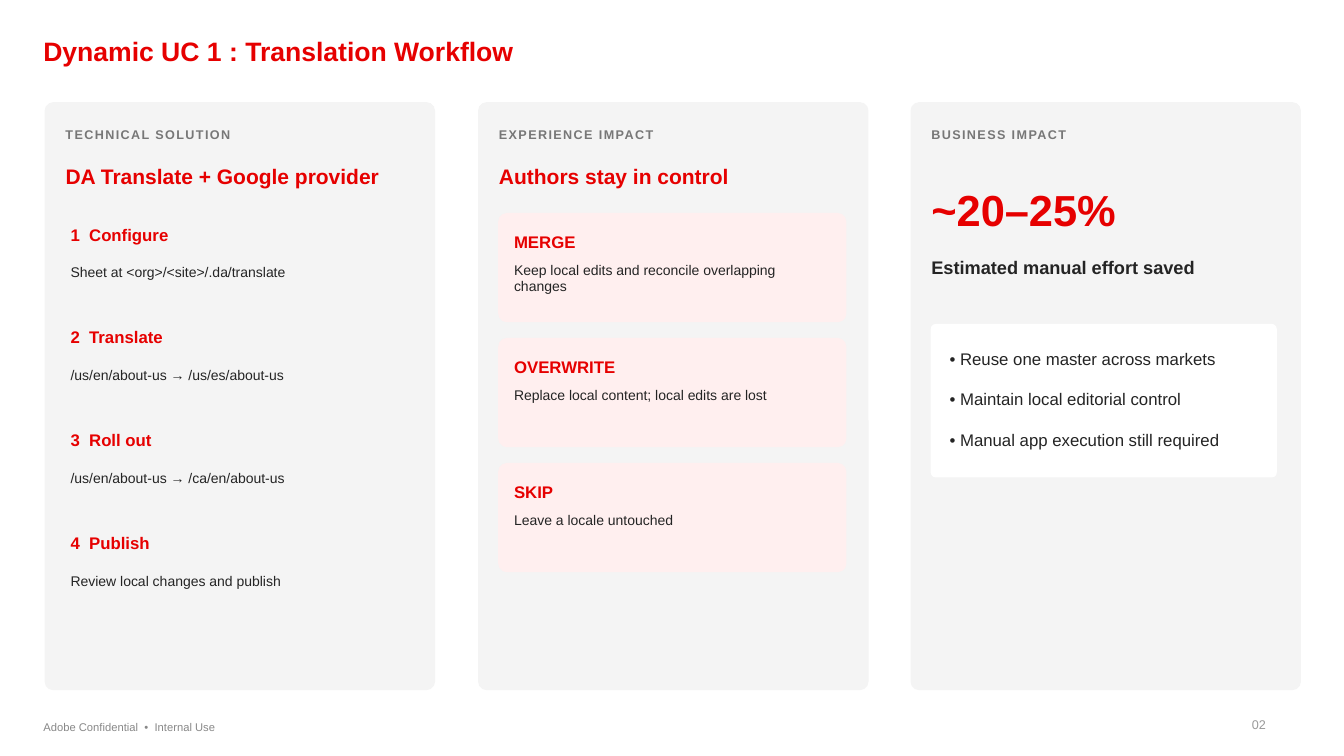
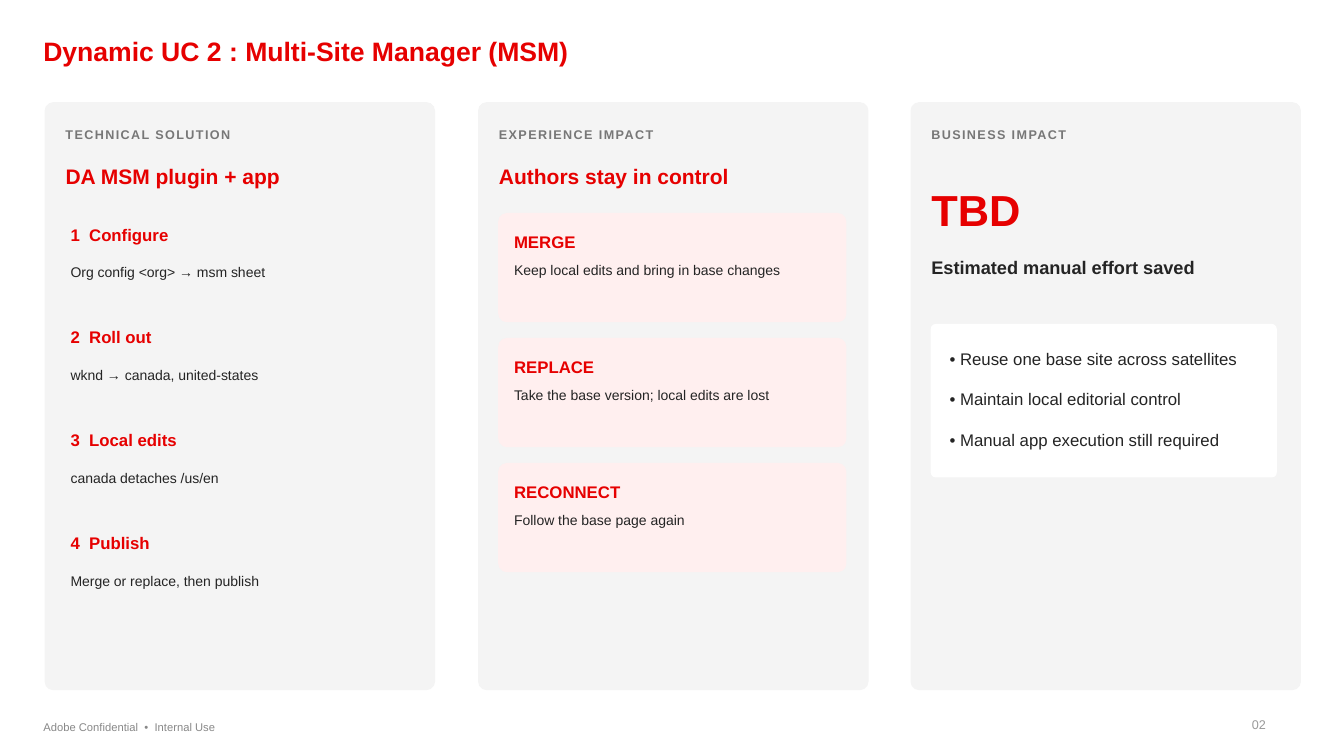
Before and after one commit to savitaagre/forms-poc-ue, a slide deck: slide 3 of docs/Final Deck Presentation.pptx. Drawn at 1344x756 pixels with LibreOffice and Linux fonts; fonts in the diff are those of the drawing. Boxes give left, top, right and bottom in pixels: in the first picture for what was removed or moved away, otherwise in the second. Text is boxed around its words. In the diff, an @@ line names an element or a change of style, - is before the commit and + after.

```diff
--- a/docs/Final Deck Presentation.pptx
+++ b/docs/Final Deck Presentation.pptx
@@ text at <box>43,41,568,66</box>: text changed @@
-Dynamic UC 1 : Translation Workflow
+Dynamic UC 2 : Multi-Site Manager (MSM)
@@ text at <box>66,168,279,189</box>: text changed @@
-DA Translate + Google provider
+DA MSM plugin + app
@@ text at <box>931,196,1020,226</box>: text changed @@
-~20–25%
+TBD
@@ text at <box>71,267,265,280</box>: text changed @@
-Sheet at <org>/<site>/.da/translate
+Org config <org> → msm sheet
@@ text at <box>514,265,780,278</box>: text changed @@
-Keep local edits and reconcile overlapping changes
+Keep local edits and bring in base changes
@@ text at <box>71,331,151,343</box>: text changed @@
-2 Translate
+2 Roll out
@@ text at <box>960,393,1220,450</box>: text changed @@
-• Reuse one master across markets
+• Reuse one base site across satellites
@@ text at <box>71,370,258,382</box>: text changed @@
-/us/en/about-us → /us/es/about-us
+wknd → canada, united-states
@@ text at <box>514,361,594,373</box>: text changed @@
-OVERWRITE
+REPLACE
@@ text at <box>514,390,769,402</box>: text changed @@
-Replace local content; local edits are lost
+Take the base version; local edits are lost
@@ text at <box>71,434,177,446</box>: text changed @@
-3 Roll out
+3 Local edits
@@ text at <box>71,473,219,483</box>: text changed @@
-/us/en/about-us → /ca/en/about-us
+canada detaches /us/en
@@ text at <box>514,486,620,498</box>: text changed @@
-SKIP
+RECONNECT
@@ text at <box>514,515,685,528</box>: text changed @@
-Leave a locale untouched
+Follow the base page again
@@ text at <box>71,576,259,589</box>: text changed @@
-Review local changes and publish
+Merge or replace, then publish
```
Also in this commit, not shown: 2 other slides changed.
